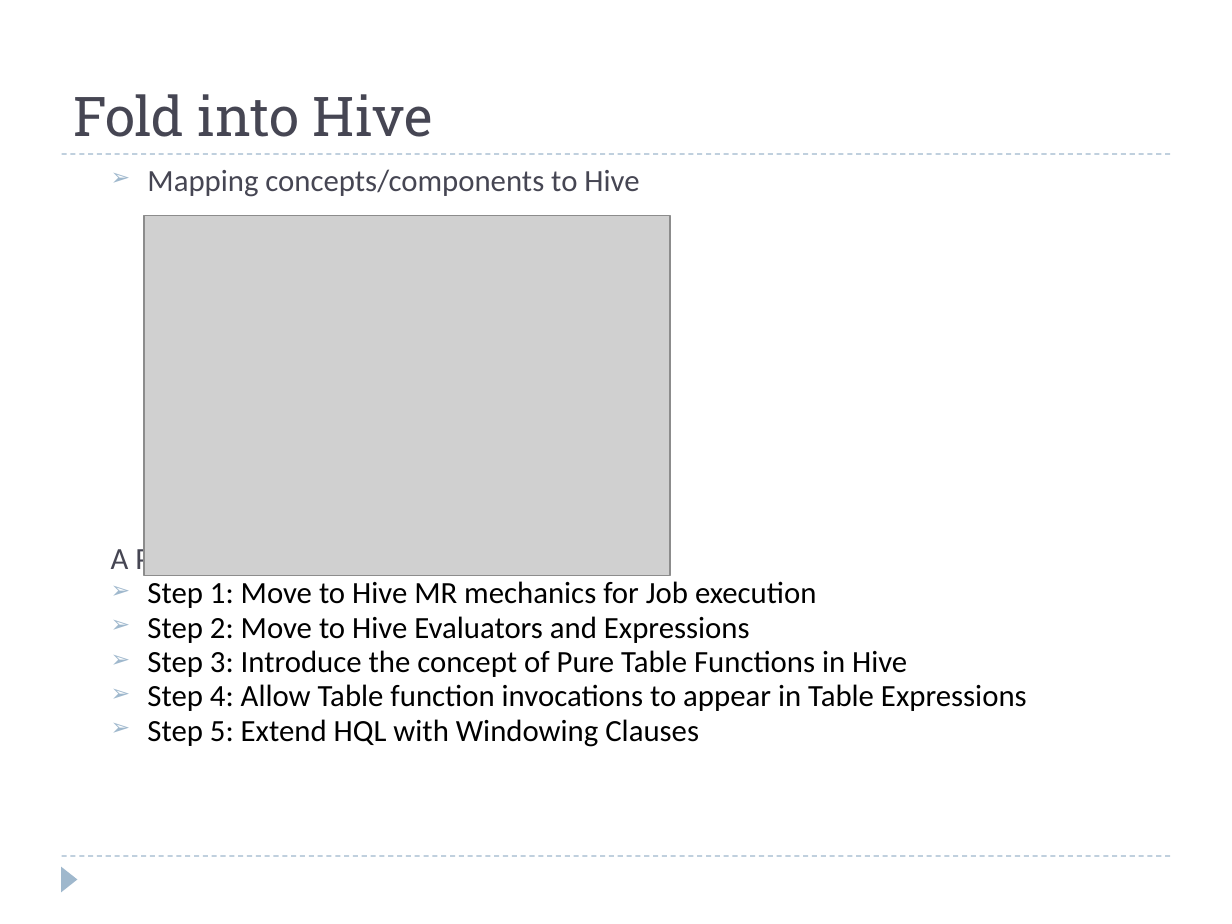
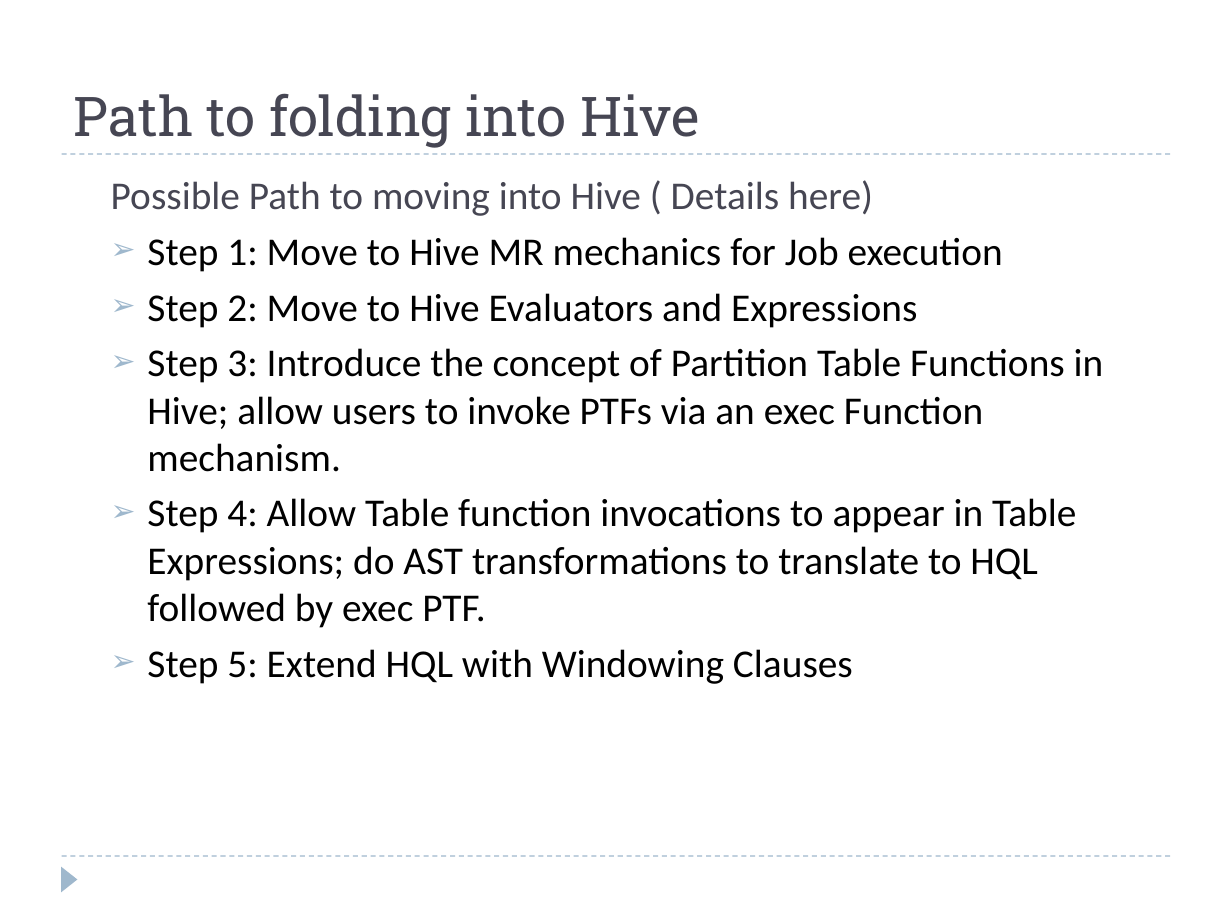
Before and after one commit to hbutani/SQLWindowing, a slide deck: slide 24 of docs/SQW.ppt (slide 22 before the commit). Drawn at 1232x924 pixels with LibreOffice and Linux fonts; fonts in the diff are those of the drawing; grey boxes stand for pictures. Boxes give left, top, right and bottom in pixels: in the first picture for what was removed or moved away, otherwise in the second. Text is boxed around its words. In the diff, an @@ line names an element or a change of style, - is before the commit and + after.

```diff
--- a/docs/SQW.ppt
+++ b/docs/SQW.ppt
@@ title at [74,93,700,148]: text changed @@
-Fold into Hive
+Path to folding into Hive
@@ text at [111,180,873,216]: text changed; size 18 to 23 pt @@
-  ➢ Mapping concepts/components to Hive
-  A Path to moving into Hive ( Details here)
+  Possible Path to moving into Hive ( Details here)
@@ picture removed at [144,216,670,577] @@
@@ text at [147,237,1003,684]: size 18 to 23 pt in "Step 1: Move to Hive MR mechanics ...", "Step 2: Move to Hive Evaluators and ...", "Step 5: Extend HQL with Windowing Clauses"; line spacing 0.7 to 1 @@
@@ text at [147,348,1104,628]: text changed; size 18 to 23 pt @@
-  ➢ Step 3: Introduce the concept of Pure Table Functions in Hive
-  ➢ Step 4: Allow Table function invocations to appear in Table Expressions
+  ➢ Step 3: Introduce the concept of Partition Table Functions in Hive; allow users to invoke PTFs via an exec Function mechanism.
+  ➢ Step 4: Allow Table function invocations to appear in Table Expressions; do AST transformations to translate to HQL followed by exec PTF.
```
Also in this commit, not shown: 14 other slides changed, 8 slides added, 6 slides removed.
